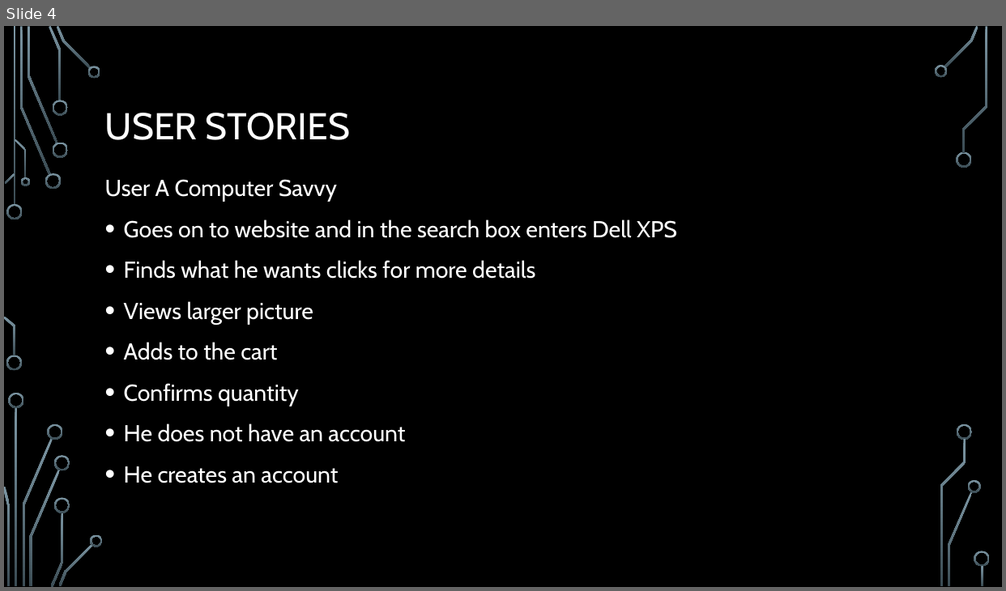
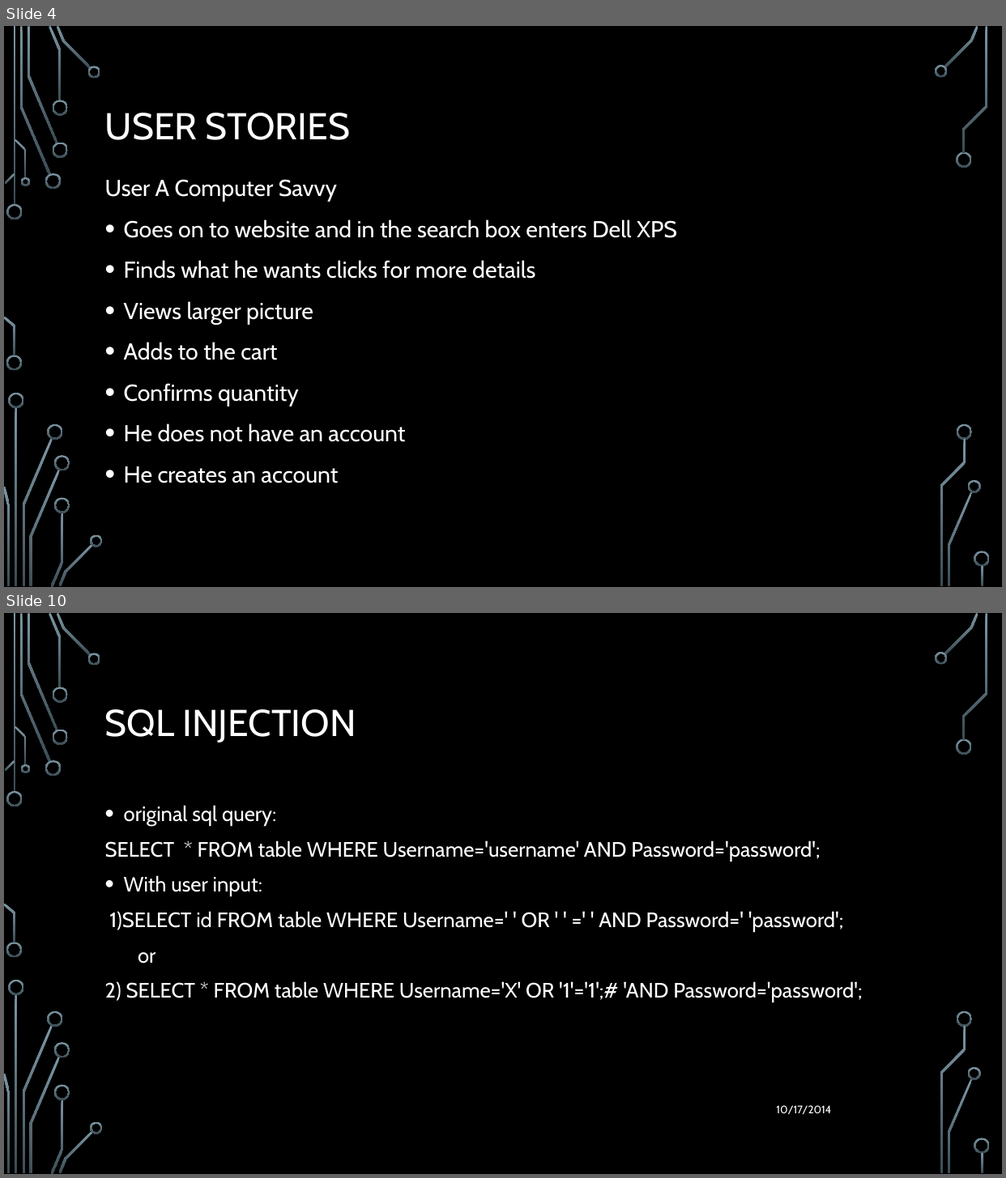
Before and after one commit to KBarros2014/TEAMB, a slide deck: site/Presentation doc/Php assignment.pptx. Shown one above the other, each under a label of ours: slide 4 before the commit, slides 4 and 10 after it; the slides between them are not shown. The pictures are 1006x591 and 1006x1178 pixels, drawn with LibreOffice and Linux fonts; fonts in the diff are those of the drawing; background and template pictures are left out. Boxes give left, top, right and bottom in pixels: in the first picture for what was removed or moved away, otherwise in the second. Text is boxed around its words. In the diff, an @@ line names an element or a change of style, - is before the commit and + after.

```diff
--- a/site/Presentation doc/Php assignment.pptx
+++ b/site/Presentation doc/Php assignment.pptx
@@ slide 10 added at [4,613,1002,1174], background picture (left out); not listed: 36 template elements that a slide beside it also shows @@
@@ title added at [105,709,356,743], 36 pt, text #FFFFFF @@
+SQL INJECTION
@@ text added at [105,805,862,1003], 20 pt, text #FFFFFF @@
+• original sql query:
+SELECT * FROM table WHERE Username='username' AND Password='password';
+• With user input:
+1)SELECT id FROM table WHERE Username=' ' OR ' ' =' ' AND Password=' 'password';
+or
+2) SELECT * FROM table WHERE Username='X' OR '1'='1';# 'AND Password='password';
@@ text added at [776,1105,831,1114], 10.5 pt, text #FFFFFF @@
+10/17/2014
```
Also in this commit, not shown: 4 slides changed, 13 other slides added, 3 slides removed, 1 other file.
